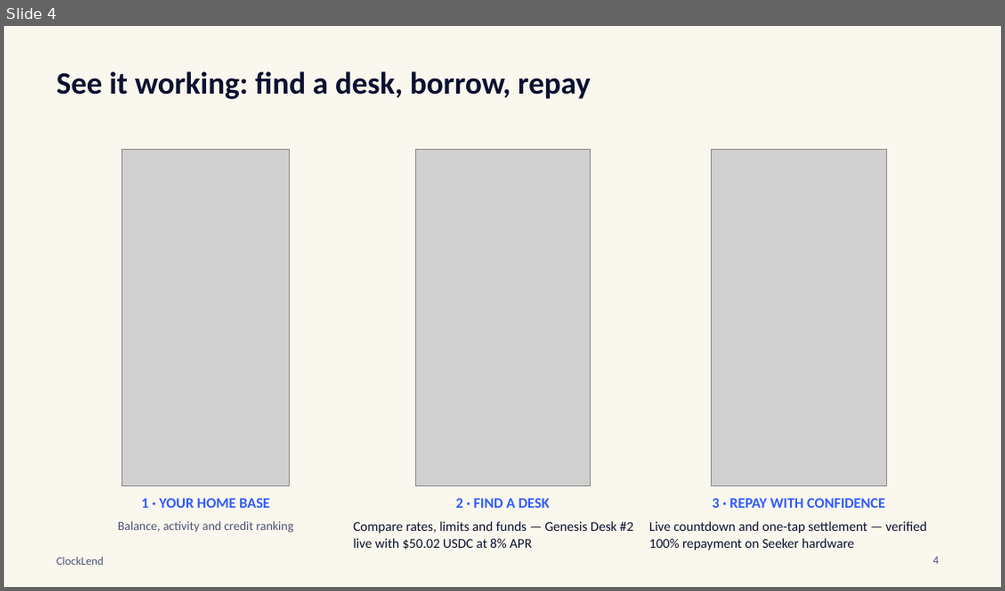
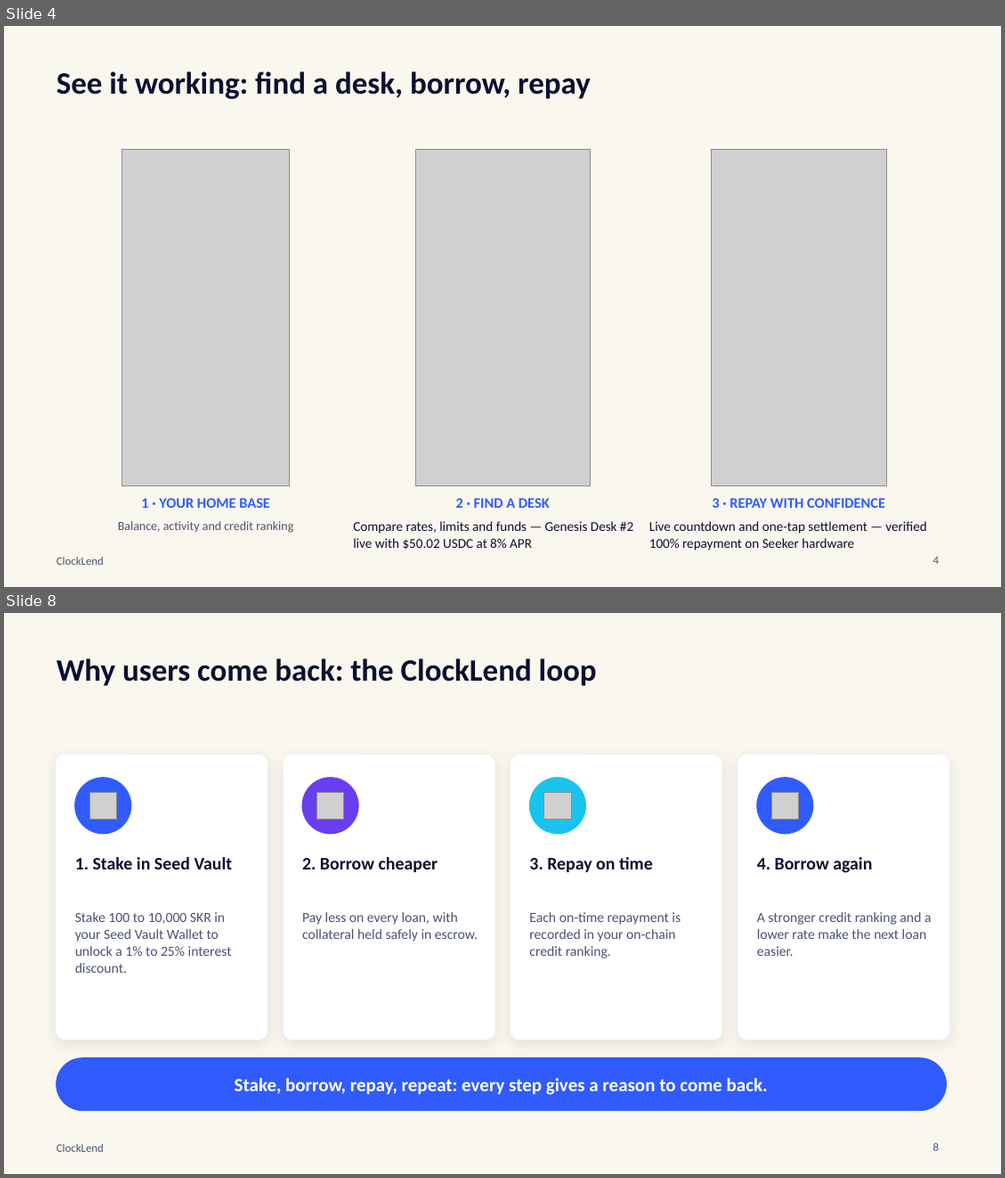
Before and after one commit to luckysitara/ClockLend, a slide deck: docs/ClockLend_Pitch_Deck_CLOCKIN.pptx. Shown one above the other, each under a label of ours: slide 4 before the commit, slides 4 and 8 after it; the slides between them are not shown. The pictures are 1005x591 and 1005x1178 pixels, drawn with LibreOffice and Linux fonts; fonts in the diff are those of the drawing; grey boxes stand for pictures. Boxes give left, top, right and bottom in pixels: in the first picture for what was removed or moved away, otherwise in the second. Text is boxed around its words. In the diff, an @@ line names an element or a change of style, - is before the commit and + after.

```diff
--- a/docs/ClockLend_Pitch_Deck_CLOCKIN.pptx
+++ b/docs/ClockLend_Pitch_Deck_CLOCKIN.pptx
@@ slide 8 added at bbox=[4, 613, 1001, 1174], background #FAF7EE; not listed: 1 template element that a slide beside it also shows @@
@@ text added at bbox=[57, 658, 597, 686], 30 pt, text #0B1030, bold @@
+Why users come back: the ClockLend loop
@@ rounded rectangle added at bbox=[57, 755, 267, 1039], fill #FFFFFF, outline #FFFFFF 1 pt @@
@@ rounded rectangle added at bbox=[283, 755, 494, 1039], fill #FFFFFF, outline #FFFFFF 1 pt @@
@@ rounded rectangle added at bbox=[511, 755, 722, 1039], fill #FFFFFF, outline #FFFFFF 1 pt @@
@@ rounded rectangle added at bbox=[738, 755, 949, 1039], fill #FFFFFF, outline #FFFFFF 1 pt @@
@@ ellipse added at bbox=[75, 778, 131, 834], fill #2F5BFF, outline #2F5BFF 1 pt @@
@@ picture added at bbox=[89, 792, 116, 819] @@
@@ ellipse added at bbox=[302, 778, 358, 834], fill #6A3DF0, outline #6A3DF0 1 pt @@
@@ picture added at bbox=[317, 792, 344, 819] @@
@@ ellipse added at bbox=[530, 778, 586, 834], fill #18C4EE, outline #18C4EE 1 pt @@
@@ picture added at bbox=[544, 792, 572, 819] @@
@@ ellipse added at bbox=[757, 778, 813, 834], fill #2F5BFF, outline #2F5BFF 1 pt @@
@@ picture added at bbox=[771, 792, 798, 819] @@
@@ text added at bbox=[75, 857, 233, 869], 17 pt, text #0B1030, bold @@
+1. Stake in Seed Vault
@@ text added at bbox=[302, 857, 437, 872], 17 pt, text #0B1030, bold @@
+2. Borrow cheaper
@@ text added at bbox=[529, 857, 653, 872], 17 pt, text #0B1030, bold @@
+3. Repay on time
@@ text added at bbox=[757, 857, 872, 873], 17 pt, text #0B1030, bold @@
+4. Borrow again
@@ text added at bbox=[75, 912, 232, 973], 13.5 pt, text #4A5275 @@
+Stake 100 to 10,000 SKR in your Seed Vault Wallet to unlock a 1% to 25% interest discount.
@@ text added at bbox=[302, 912, 477, 941], 13.5 pt, text #4A5275 @@
+Pay less on every loan, with collateral held safely in escrow.
@@ text added at bbox=[529, 912, 680, 958], 13.5 pt, text #4A5275 @@
+Each on-time repayment is recorded in your on-chain credit ranking.
@@ text added at bbox=[757, 912, 931, 956], 13.5 pt, text #4A5275 @@
+A stronger credit ranking and a lower rate make the next loan easier.
@@ rounded rectangle added at bbox=[57, 1058, 947, 1111], fill #2F5BFF, outline #2F5BFF 1 pt @@
@@ text added at bbox=[235, 1078, 768, 1094], 18 pt, text #FFFFFF, bold @@
+Stake, borrow, repay, repeat: every step gives a reason to come back.
@@ page number added at bbox=[933, 1143, 938, 1151], 11 pt, text #4A5275 @@
+8
```
Also in this commit, not shown: 8 slides changed, 2 other slides added, 4 slides removed, 2 other files.
